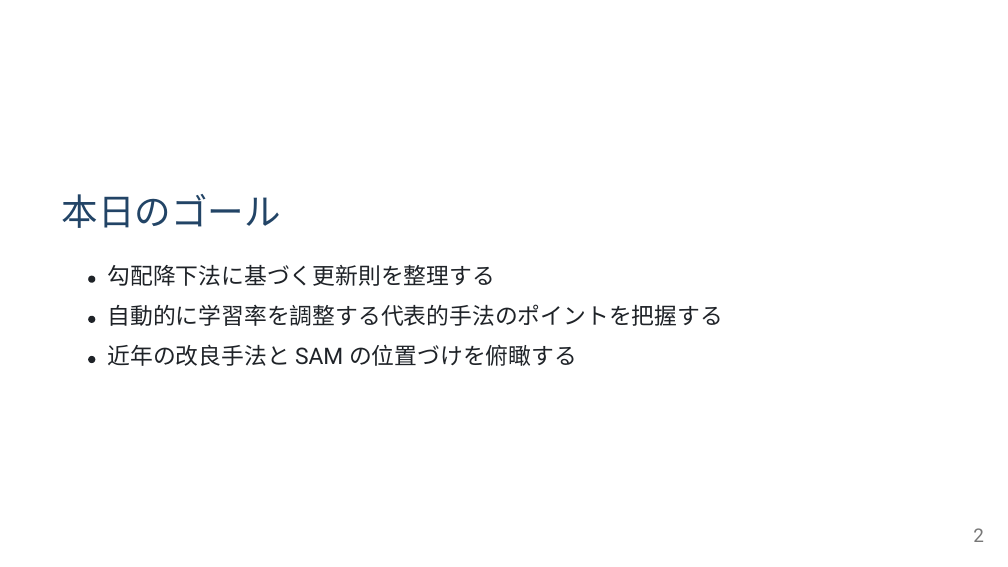
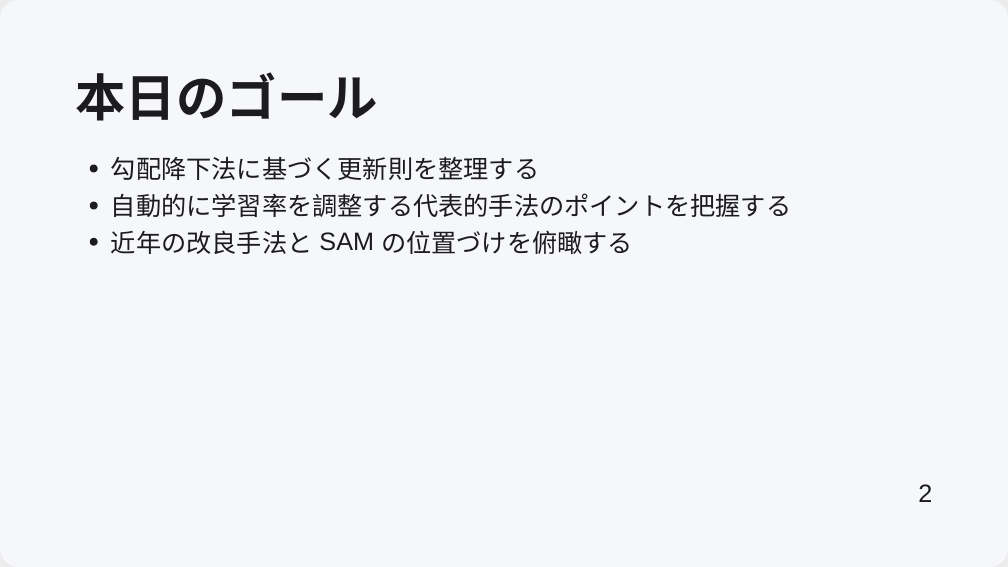
Before and after one commit to frinfo702/slides, a slide deck: slide 2 of nishikawa-lab/pptx/20251010_presentation.pptx. Drawn at 1008x567 pixels with LibreOffice and Linux fonts; fonts in the diff are those of the drawing; background and template pictures are left out. Boxes give left, top, right and bottom in pixels: in the first picture for what was removed or moved away, otherwise in the second. Text is boxed around its words. In the diff, an @@ line names an element or a change of style, - is before the commit and + after.

```diff
--- a/nishikawa-lab/pptx/20251010_presentation.pptx
+++ b/nishikawa-lab/pptx/20251010_presentation.pptx
@@ freeform shape added at bbox=[0, 0, 1008, 567], fill #11111A at 8% opacity @@
@@ freeform shape added at bbox=[0, 0, 1008, 567], fill #F6F7FB @@
@@ text "本⽇のゴール": place and size @@
-text "本⽇のゴール" at bbox=[62, 194, 281, 228]
+text "本⽇のゴール" at bbox=[76, 72, 378, 121]
@@ text "本⽇のゴール" at bbox=[76, 72, 378, 121]: size 34.8 to 48 pt, font Calibri to Noto Sans CJK JP, text colour #224466 to #1C1C1E, bold on @@
@@ freeform shape added at bbox=[90, 165, 98, 172], fill #1C1C1E @@
@@ text "勾配降下法に基づく更新則を整理する": place and size @@
-text "勾配降下法に基づく更新則を整理する" at bbox=[107, 265, 495, 286]
+text "勾配降下法に基づく更新則を整理する" at bbox=[111, 157, 539, 180]
@@ text "勾配降下法に基づく更新則を整理する" at bbox=[111, 157, 539, 180]: size 21.7 to 24 pt, font Roboto to Noto Sans CJK JP, text colour #1F2328 to #1C1C1E @@
@@ freeform shape added at bbox=[90, 202, 98, 209], fill #1C1C1E @@
@@ text "⾃動的に学習率を調整する代表的⼿法のポイントを把握する" at bbox=[111, 193, 791, 217]: size 21.7 to 24 pt, font Roboto to Noto Sans CJK JP, text colour #1F2328 to #1C1C1E @@
@@ text "⾃動的に学習率を調整する代表的⼿法のポイントを把握する": place and size @@
-text "⾃動的に学習率を調整する代表的⼿法のポイントを把握する" at bbox=[107, 304, 723, 326]
+text "⾃動的に学習率を調整する代表的⼿法のポイントを把握する" at bbox=[111, 193, 791, 217]
@@ freeform shape: place and size @@
-freeform shape at bbox=[88, 276, 95, 283]
+freeform shape at bbox=[90, 238, 98, 246]
@@ freeform shape at bbox=[90, 238, 98, 246]: fill #1F2328 to #1C1C1E @@
@@ text added at bbox=[111, 230, 313, 254], 24 pt, text #1C1C1E @@
+近年の改良⼿法と
@@ text added at bbox=[319, 232, 374, 251], 24 pt, text #1C1C1E @@
+SAM
@@ text at bbox=[381, 230, 633, 254]: text changed; size 21.7 to 24 pt; font Roboto to Noto Sans CJK JP; text colour #1F2328 to #1C1C1E @@
-近年の改良⼿法と SAM の位置づけを俯瞰する
+の位置づけを俯瞰する
@@ freeform shape removed at bbox=[88, 316, 95, 323] @@
@@ freeform shape removed at bbox=[88, 356, 95, 363] @@
@@ text "2": place and size @@
-text "2" at bbox=[973, 528, 984, 542]
+text "2" at bbox=[918, 484, 932, 502]
@@ text "2" at bbox=[918, 484, 932, 502]: size 18 to 24 pt, font Roboto to Arial, text colour #777777 to #1C1C1E @@
```
Also in this commit, not shown: 14 other slides changed, 4 other files.
